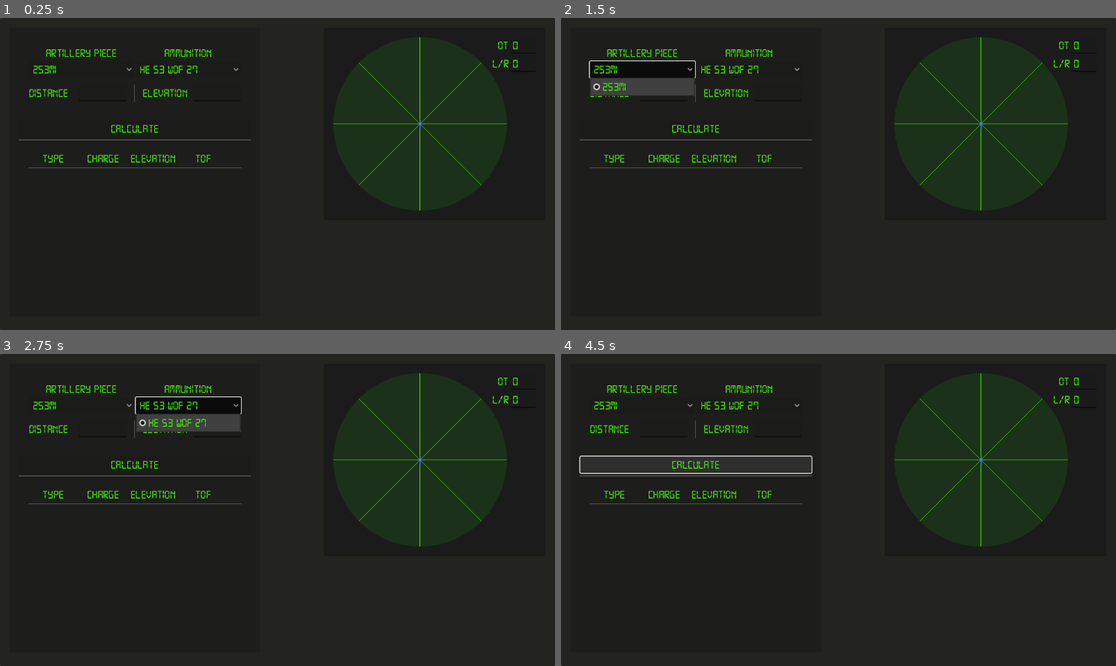
Above: before the commit, frames 1-4 (two rows, left to right).
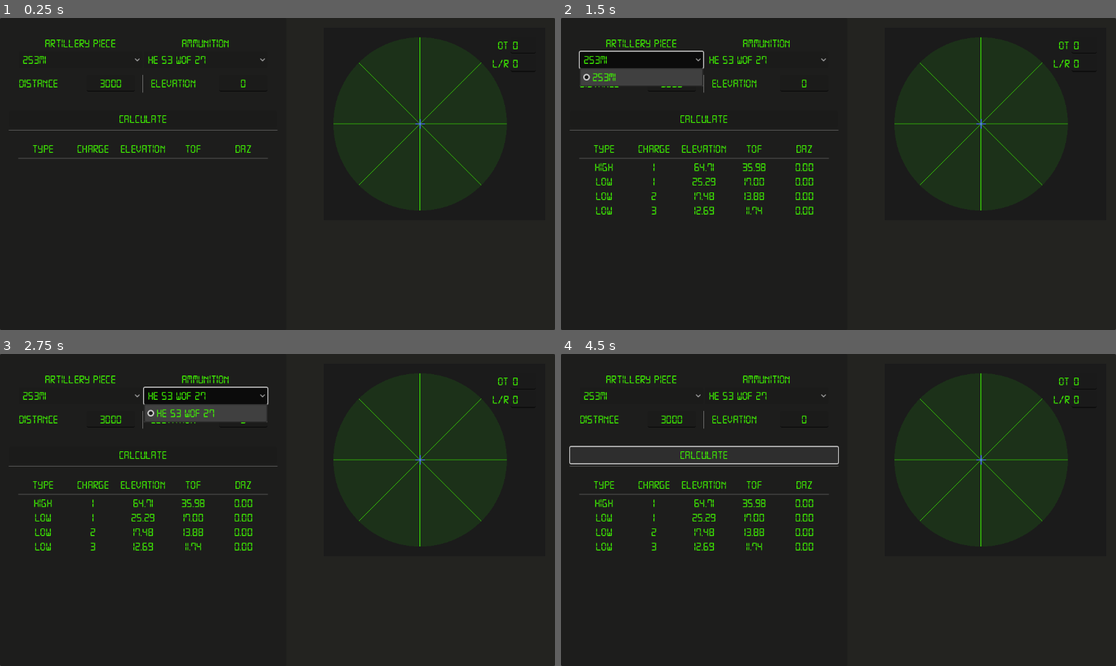
Above: after the commit, the same moments.

Repository: cparadis777/ArmaArtilleryPlanner
Game: Godot game, scene res://UI/main_ui.tscn
The game is run twice, just before and just after one commit, with the same random seed, the same clock (stepped at 60 frames per second) and the same inputs.
Inputs:
- Up to frame 1 (0.25 s): no input
- Up to frame 2 (1.5 s): click "Calculate" at 0.5 s; click "2S3M1" at 1.25 s
- Up to frame 3 (2.75 s): click "HE 53 WOF 27" at 2 s
- Up to frame 4 (4.5 s): click "2S3M1" at 2.75 s; click "HE 53 WOF 27" at 3.5 s; click "Calculate" at 4.25 s

The runs differ from the first frame. In frame 1, 2.6% of the frame differs, in the area x 1-50%, y 6-49%; in frame 2, 4.6%; in frame 3, 4.7%, in the area x 1-50%, y 6-64%; in frame 4, 4.2%.

Commit message:
Added L/R correction calculations and display

Diff:
--- a/Script/artillery_calculator.gd
+++ b/Script/artillery_calculator.gd
@@ -51,10 +51,28 @@
 	return solutions
 
 
-#167.7
-#195.2
-#226.6
-#262.0
-#307.9
-#353.7
-#415.3
+func caculate_lr_shift(distance:int, adjustment:int) -> Array:
+
+	#  r = radius
+	#  dtetha = azimuth change
+	#  dT = change along the tangent
+	#  dr = change in range
+	#
+	#
+	#  dtetha = arctan ( dt / r)
+	#  dr = dt/sin(dtetha)
+	#
+	#  with dtetha and (r+dr), we can calculate the new solution
+
+	if adjustment == 0:
+		return [distance, 0]
+
+	distance = float(distance)
+	adjustment = float(adjustment)
+
+
+	var azimuth_change = atan2(adjustment, distance)
+
+	var distance_adjustment = (adjustment / sin(azimuth_change))
+	var new_distance = distance_adjustment + distance
+	return [int(new_distance), rad_to_deg(azimuth_change)]
--- a/Script/resources/solution.gd
+++ b/Script/resources/solution.gd
@@ -5,3 +5,4 @@
 var elevation:float
 var tof:float
 var type:String
+var azimuth_correction:float
--- a/UI/SolutionRow.tscn
+++ b/UI/SolutionRow.tscn
@@ -4,10 +4,10 @@
 
 [node name="SolutionRow" type="HBoxContainer"]
 anchors_preset = -1
-anchor_right = 0.256
-anchor_bottom = 0.035
-offset_right = -294.912
-offset_bottom = -22.68
+anchor_right = 0.358
+anchor_bottom = 0.04
+offset_right = -412.416
+offset_bottom = -25.92
 script = ExtResource("1_wy7o1")
 
 [node name="Type" type="Label" parent="."]
@@ -37,3 +37,10 @@
 layout_mode = 2
 horizontal_alignment = 1
 vertical_alignment = 1
+
+[node name="dAz" type="Label" parent="."]
+unique_name_in_owner = true
+custom_minimum_size = Vector2(100, 0)
+layout_mode = 2
+horizontal_alignment = 1
+vertical_alignment = 1
--- a/UI/TargetVisualizer.gd
+++ b/UI/TargetVisualizer.gd
@@ -40,4 +40,4 @@
 	if %LRAdj.text.is_valid_int() and %OTAdj.text.is_valid_int():
 		self.current_lr_adjustment = int(%LRAdj.text)
 		self.current_ot_adjustment = int(%OTAdj.text)
-		self.update_marker(Vector2(self.current_lr_adjustment, self.current_ot_adjustment))
+		self.update_marker(Vector2(self.current_lr_adjustment, -self.current_ot_adjustment))
--- a/UI/main_ui.gd
+++ b/UI/main_ui.gd
@@ -36,14 +36,22 @@
 
 func get_solutions() -> void:
 	var solutions = []
+	var distance = int(%Distance.text) + %Target.current_ot_adjustment #
+	var elevation = int(%Elevation.text)
+
+	var result = Arty.caculate_lr_shift(distance, %Target.current_lr_adjustment)
+	distance = result[0]
+	var azimuth = result[1]
+
 	for charge in self.active_piece.charges:
 		var new_solutions = Arty.solve_firing_solutions(
-			int(%Distance.text) + %Target.current_ot_adjustment,
+			distance,
 			self.active_shell.base_velocity * self.active_piece.charges[charge],
-			int(%Elevation.text)
+			elevation
 		)
 		for solution in new_solutions:
 			solution.charge = charge
+			solution.azimuth_correction = azimuth
 			solutions.append(solution)
 
 	solutions = solutions.filter(filter_solution)
--- a/UI/main_ui.tscn
+++ b/UI/main_ui.tscn
@@ -32,11 +32,10 @@
 [node name="LeftSide" type="Panel" parent="Panel"]
 z_index = 2
 custom_minimum_size = Vector2(520, 600)
-layout_mode = 0
-offset_left = 20.0
-offset_top = 20.0
-offset_right = 380.0
-offset_bottom = 380.0
+layout_mode = 1
+anchors_preset = -1
+anchor_right = 0.516
+anchor_bottom = 1.0
 
 [node name="MarginContainer" type="MarginContainer" parent="Panel/LeftSide"]
 custom_minimum_size = Vector2(520, 450)
@@ -127,6 +126,7 @@
 unique_name_in_owner = true
 custom_minimum_size = Vector2(100, 0)
 layout_mode = 2
+text = "3000"
 alignment = 1
 
 [node name="VSeparator" type="VSeparator" parent="Panel/LeftSide/MarginContainer/VBoxContainer2/VBoxContainer/MarginContainer/VBoxContainer/HBoxContainer"]
@@ -150,6 +150,7 @@
 unique_name_in_owner = true
 custom_minimum_size = Vector2(100, 0)
 layout_mode = 2
+text = "0"
 alignment = 1
 
 [node name="Button" type="Button" parent="Panel/LeftSide/MarginContainer/VBoxContainer2/VBoxContainer"]
@@ -185,6 +186,9 @@
 
 [node name="ToF" parent="Panel/LeftSide/MarginContainer/VBoxContainer2/MarginContainer/VBoxContainer2/SolutionRow" index="3"]
 text = "ToF"
+
+[node name="dAz" parent="Panel/LeftSide/MarginContainer/VBoxContainer2/MarginContainer/VBoxContainer2/SolutionRow" index="4"]
+text = "dAZ"
 
 [node name="HSeparator" type="HSeparator" parent="Panel/LeftSide/MarginContainer/VBoxContainer2/MarginContainer/VBoxContainer2"]
 layout_mode = 2
@@ -209,6 +213,8 @@
 [node name="Target" parent="Panel/MarginContainer" instance=ExtResource("6_i5dfn")]
 unique_name_in_owner = true
 layout_mode = 2
+size_flags_horizontal = 4
+size_flags_vertical = 4
 metadata/_edit_lock_ = true
 
 [connection signal="item_selected" from="Panel/LeftSide/MarginContainer/VBoxContainer2/VBoxContainer/MarginContainer/VBoxContainer/HBoxContainer2/VBoxContainer/PieceSelect" to="." method="_on_piece_select_item_selected"]
--- a/UI/solution_row.gd
+++ b/UI/solution_row.gd
@@ -7,3 +7,4 @@
 	%Charge.text = "%d" % (solution.charge)
 	%Elevation.text = "%.2f" % (solution.elevation)
 	%ToF.text = "%.2f" % (solution.tof)
+	%dAz.text = "%.2f" % (solution.azimuth_correction)
Not shown: 4 places in Resources/MainTheme.tres that only renumber resources
